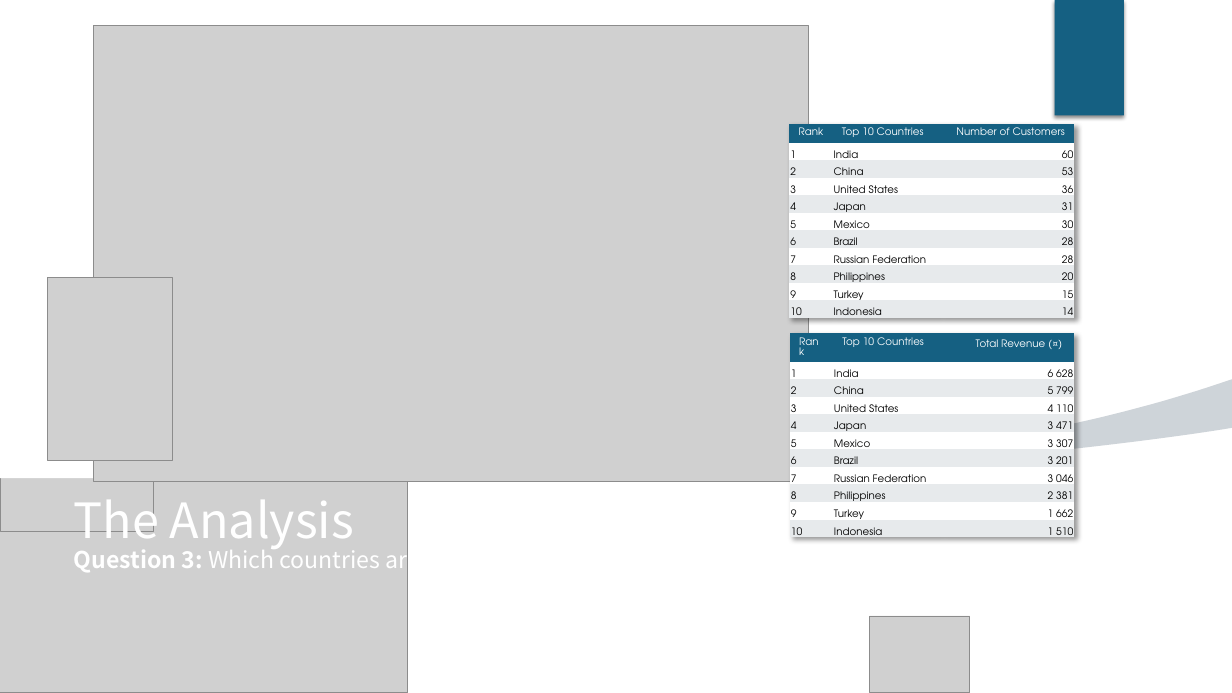
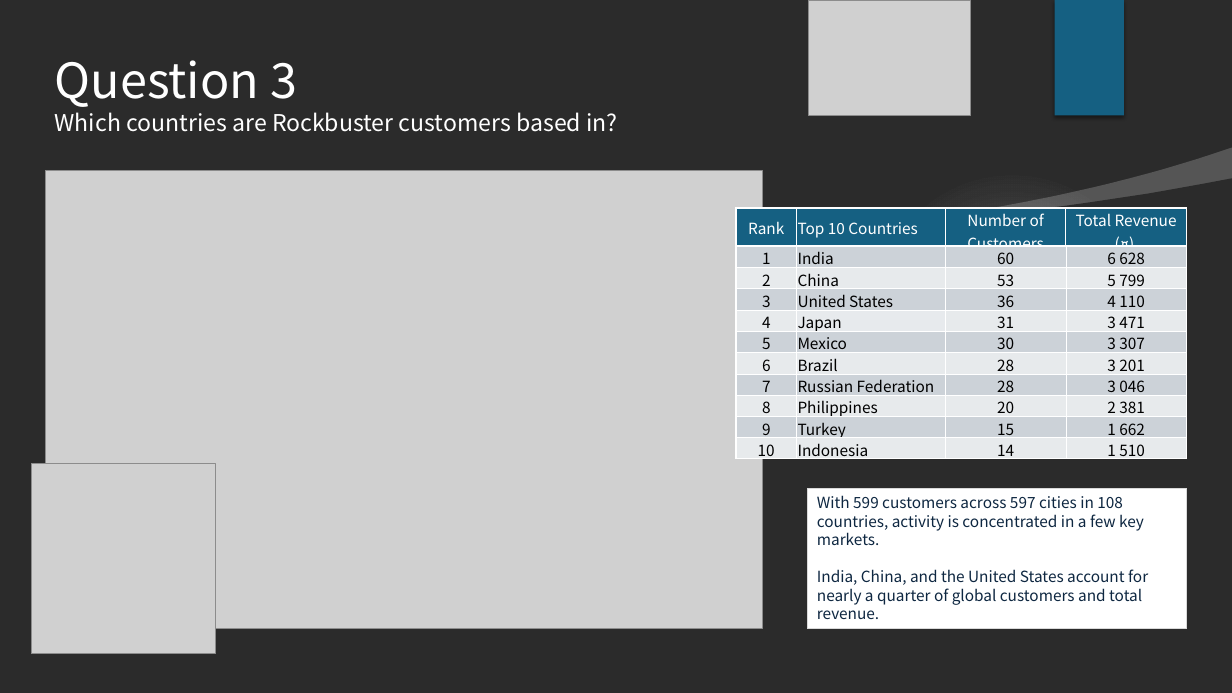
Before and after one commit to davidgriesel/03_streaming_service_database_queries, a slide deck: slide 6 of deliverables/presentation.pptx (slide 8 before the commit). Drawn at 1232x693 pixels with LibreOffice and Linux fonts; fonts in the diff are those of the drawing; grey boxes stand for pictures; background and template pictures are left out; a plain dark background stands for a picture behind light text. Boxes give left, top, right and bottom in pixels: in the first picture for what was removed or moved away, otherwise in the second. Text is boxed around its words. In the diff, an @@ line names an element or a change of style, - is before the commit and + after.

```diff
--- a/deliverables/presentation.pptx
+++ b/deliverables/presentation.pptx
@@ background #FFFFFF to picture (left out) @@
@@ rectangle removed at (0, 0, 1232, 478) @@
@@ title "Question 3 Which countries are ..." at (55, 60, 617, 132): vertical alignment bottom to top @@
@@ title at (55, 60, 617, 132): text changed @@
-The Analysis
-Question 3: Which countries are Rockbuster customers based in?
+Question 3
+Which countries are Rockbuster customers based in?
@@ table removed at (789, 124, 1074, 398), 11 rows, 3 columns @@
-Rank | Top 10 Countries | Number of Customers
-1 | India | 60
-2 | China | 53
-3 | United States | 36
-4 | Japan | 31
-5 | Mexico | 30
-6 | Brazil | 28
-7 | Russian Federation | 28
-8 | Philippines | 20
-9 | Turkey | 15
-10 | Indonesia | 14
@@ freeform shape added at (882, 148, 1232, 231), fill #FFFFFF at 20% opacity @@
@@ freeform shape added at (0, 178, 1232, 693), fill #FFFFFF @@
@@ picture: place and size @@
-picture at (94, 26, 810, 482)
+picture at (45, 171, 762, 628)
@@ ellipse added at (870, 169, 1154, 454), fill gradient #F1F1F1 @@
@@ ellipse added at (870, 169, 1154, 454), fill gradient #F1F1F1 @@
@@ table at (737, 208, 1187, 464) @@
+column 3: Number of Customers | 60 | 53 | 36 | 31 | 30 | 28 | 28 | 20 | 15 | 14
@@ table: place and size @@
-table at (790, 333, 1075, 544)
+table at (737, 208, 1187, 464)
@@ picture removed at (47, 278, 172, 460) @@
@@ freeform shape removed at (882, 380, 1232, 463) @@
@@ picture added at (31, 464, 216, 654) @@
@@ rectangle added at (808, 489, 1187, 628), fill #FFFFFF, outline #D9D9D9 0.75 pt, 12 pt, text #0E2741 @@
+With 599 customers across 597 cities in 108 countries, activity is concentrated in a few key markets.
+India, China, and the United States account for nearly a quarter of global customers and total revenue.
```
Also in this commit, not shown: 7 other slides changed, 2 slides added, 3 slides removed, 7 other files.
